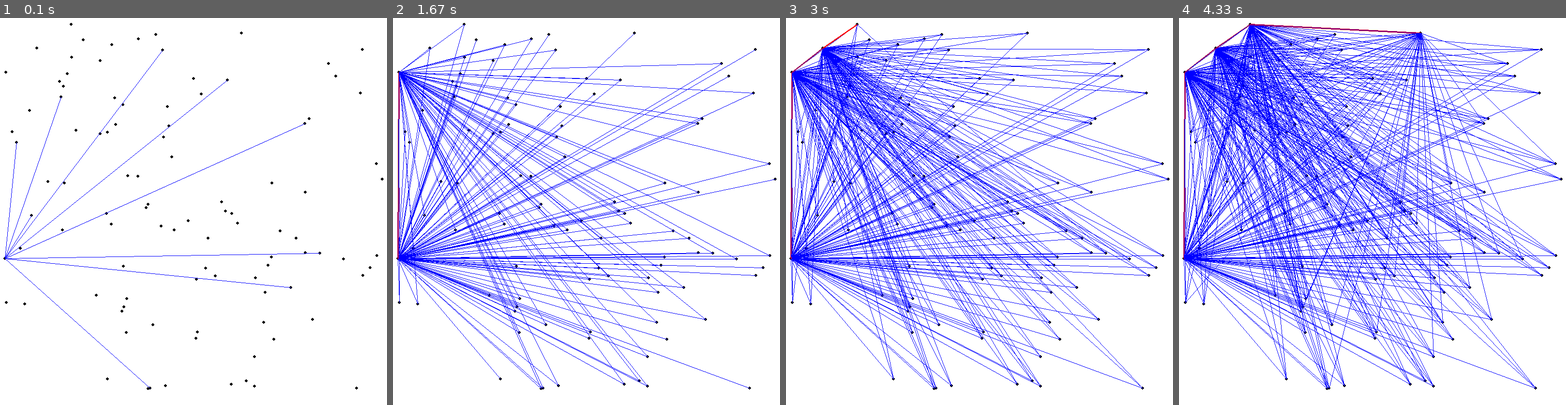
Above: before the commit, frames 1-4 (left to right).
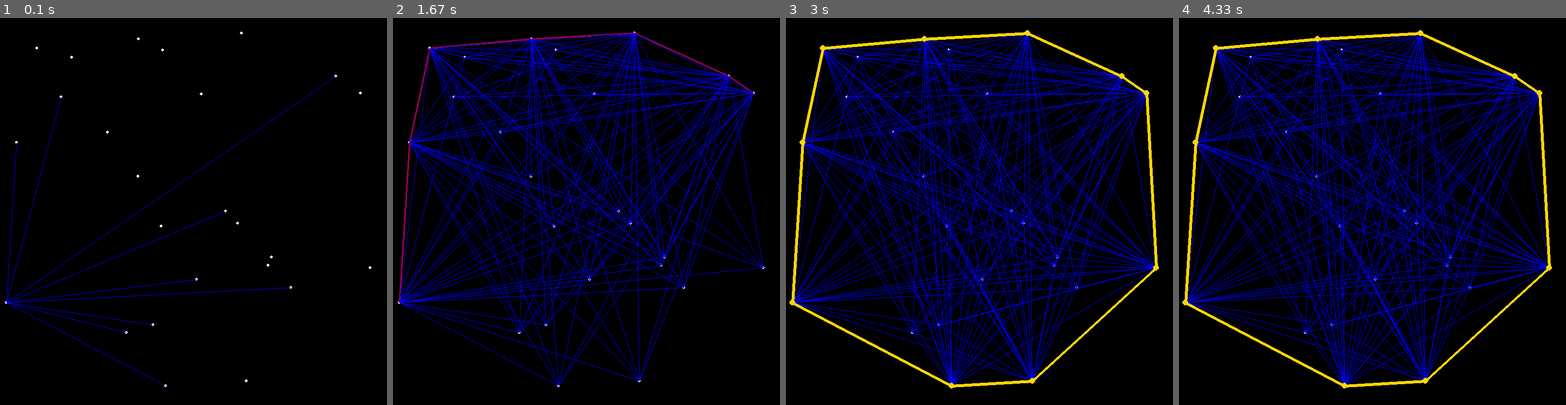
Above: after the commit, the same moments.

Repository: cuppajoeman/tool-box
Game: pygame game, started from math/convex_hull/convex_hull_implementation.py
Two runs of this game, one before a commit and one after it. Both use one fixed random seed, a clock stepped at 60 frames per second and the inputs below.
Inputs:
- Up to frame 1 (0.1 s): no input
- Up to frame 2 (1.67 s): no input
- Up to frame 3 (3 s): no input
- Up to frame 4 (4.33 s): no input

The runs differ from the first frame. In frame 1, 100% of the frame differs, in the area x 0-100%, y 0-100%; in frame 2, 99%; in frame 3, 97%; in frame 4, 96%.

Commit message:
make the convex hull be dark theme

Diff:
--- a/math/convex_hull/convex_hull_implementation.py
+++ b/math/convex_hull/convex_hull_implementation.py
@@ -28,7 +28,7 @@
 
     if animate_algorithm:
         for p in points:
-            pygame.draw.circle(screen, THECOLORS['black'], p, 3)
+            pygame.draw.circle(screen, THECOLORS['white'], p, 3)
 
     pygame.display.flip()
 
@@ -189,8 +189,8 @@
 
 
     screen = pygame.display.set_mode(screen_size)
-    pygame.display.set_caption('Use the left and right arrow keys on your keyboard.')
-    screen.fill(THECOLORS['white'])
+    pygame.display.set_caption('Convex Hull Generator')
+    screen.fill(THECOLORS['black'])
 
     hull = convex_hull(points, screen, True)
     #assert len(hull) >= 3
@@ -225,7 +225,7 @@
 
     SCREEN_WIDTH = 800
     SCREEN_HEIGHT = 800
-    NUM_POINTS = 100
+    NUM_POINTS = 25
 
     # A random set of points
     RANDOM_POINTS = {(random.randint(10, SCREEN_WIDTH - 10), random.randint(10, SCREEN_HEIGHT - 10))
